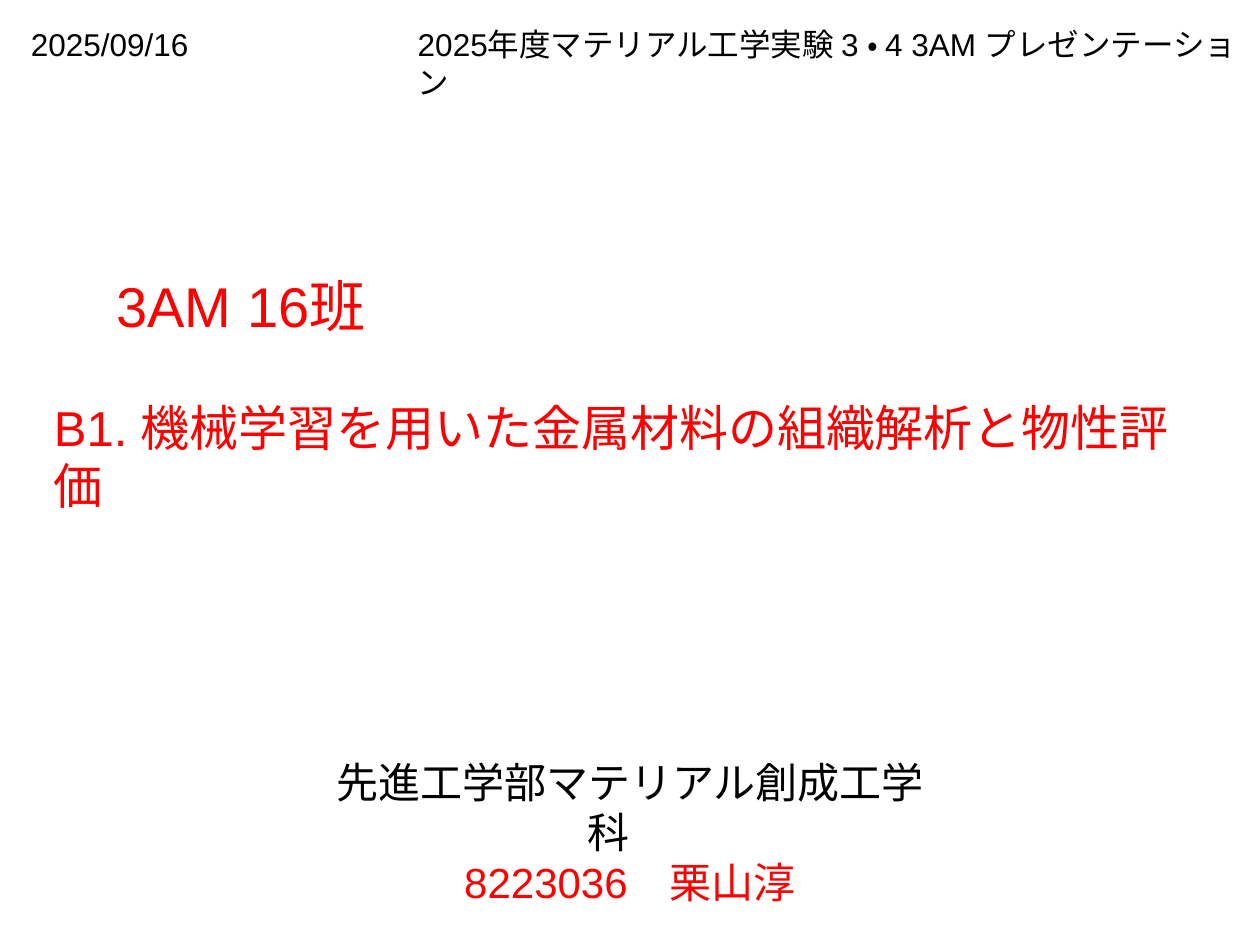
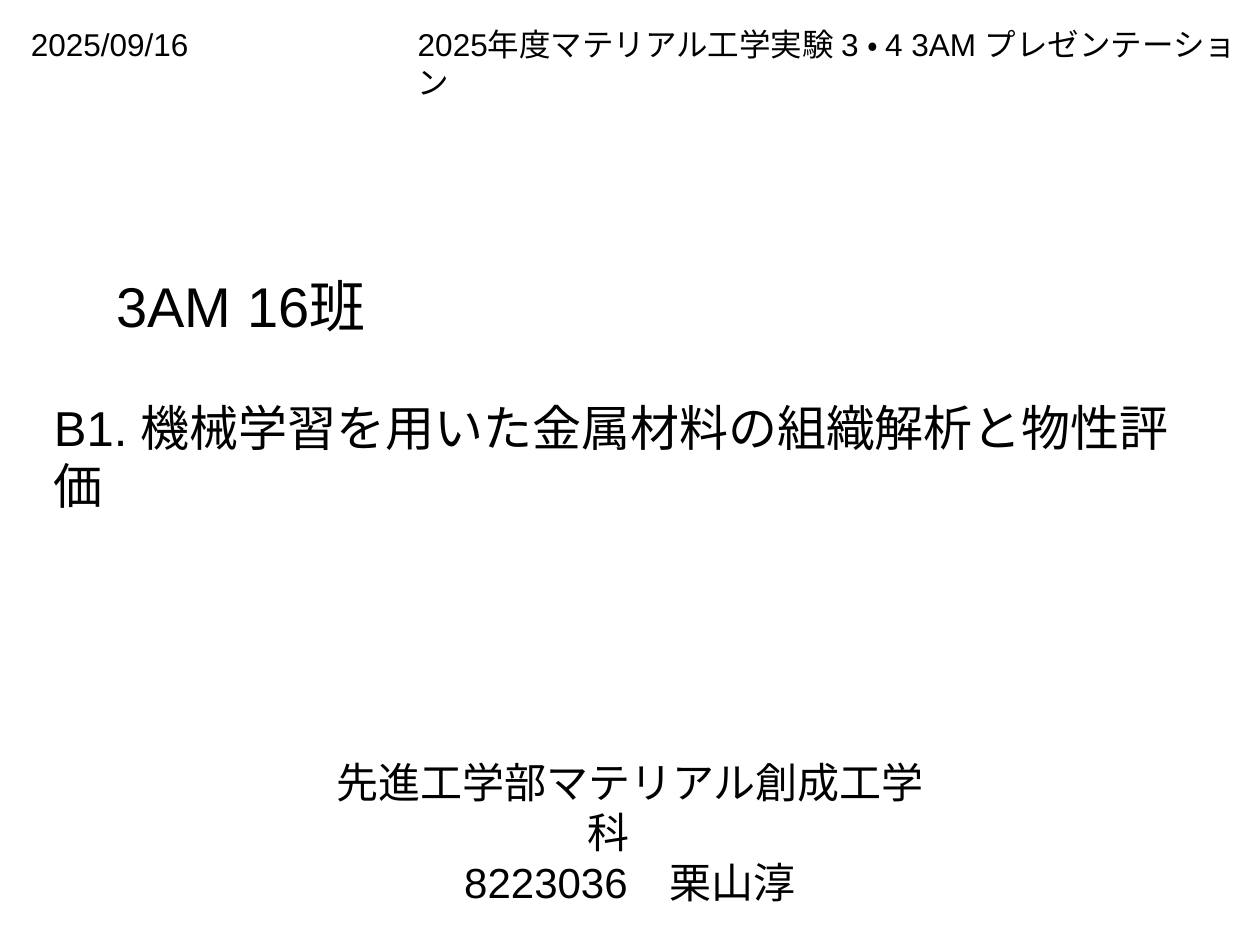
Before and after one commit to AT2032/Tokyo-University-of-Science, a slide deck: slide 1 of 学部3年/前期/学生実験/B1/プレゼン資料.pptx. Drawn at 1260x945 pixels with LibreOffice and Linux fonts; fonts in the diff are those of the drawing. Boxes give left, top, right and bottom in pixels: in the first picture for what was removed or moved away, otherwise in the second. Text is boxed around its words. In the diff, an @@ line names an element or a change of style, - is before the commit and + after.

```diff
--- a/学部3年/前期/学生実験/B1/プレゼン資料.pptx
+++ b/学部3年/前期/学生実験/B1/プレゼン資料.pptx
@@ text "3AM 16班" at (116, 283, 366, 332): text colour #FF0000 to #000000 @@
@@ text "B1. 機械学習を用いた金属材料の組織解析と物性評価" at (54, 404, 1169, 450): text colour #FF0000 to #000000 @@
@@ text at (464, 862, 796, 902): text colour #FF0000 to #000000 in "8223036 栗山淳" @@
```
Also in this commit, not shown: 7 other slides changed, 5 slides added, 3 slides removed, 1 other file.
